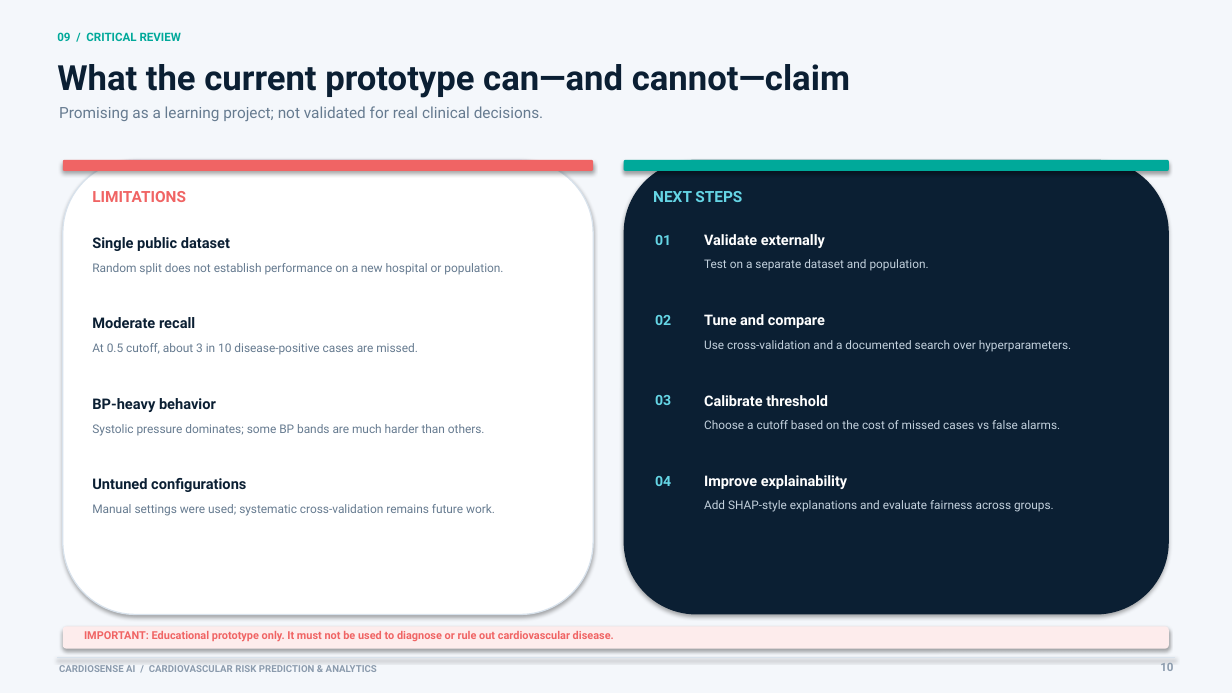
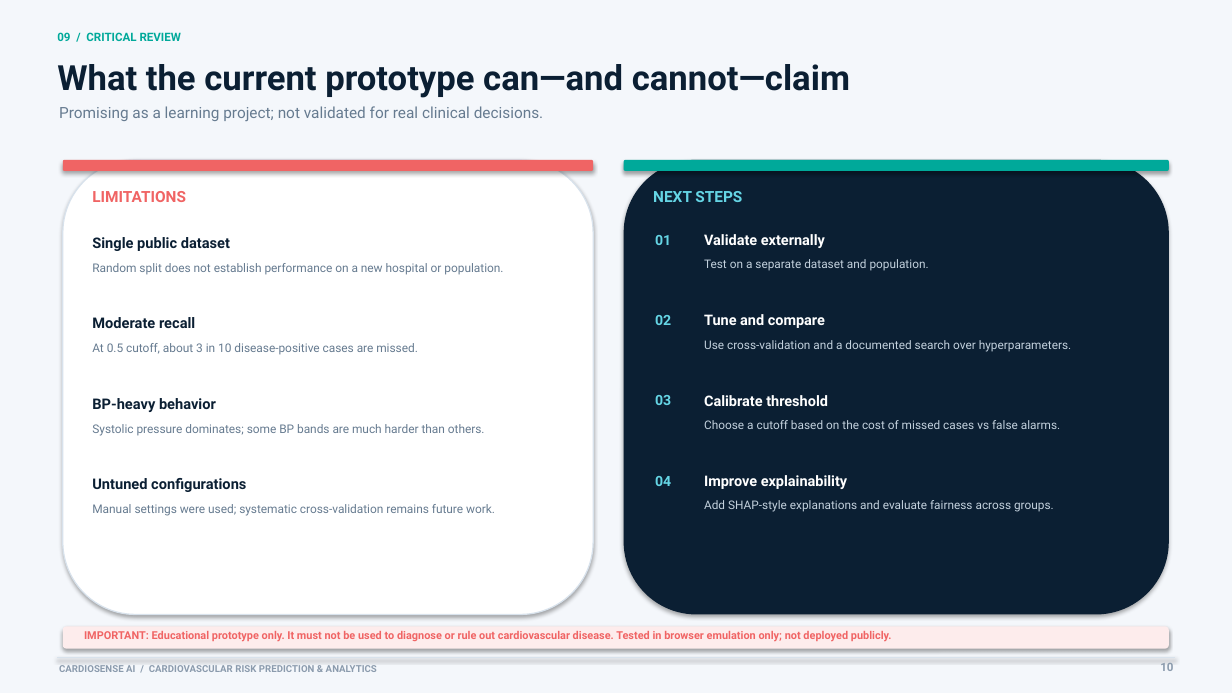
Before and after one commit to Anamom-exd/CardioSense-AI, a slide deck: slide 10 of CardioSense_AI_Presentation.pptx. Drawn at 1232x693 pixels with LibreOffice and Linux fonts; fonts in the diff are those of the drawing. Boxes give left, top, right and bottom in pixels: in the first picture for what was removed or moved away, otherwise in the second. Text is boxed around its words. In the diff, an @@ line names an element or a change of style, - is before the commit and + after.

```diff
--- a/CardioSense_AI_Presentation.pptx
+++ b/CardioSense_AI_Presentation.pptx
@@ text at <box>84,631,892,641</box>: text changed @@
-IMPORTANT: Educational prototype only. It must not be used to diagnose or rule out cardiovascular disease.
+IMPORTANT: Educational prototype only. It must not be used to diagnose or rule out cardiovascular disease. Tested in browser emulation only; not deployed publicly.
```
Also in this commit, not shown: 4 other slides changed, 24 other files.
